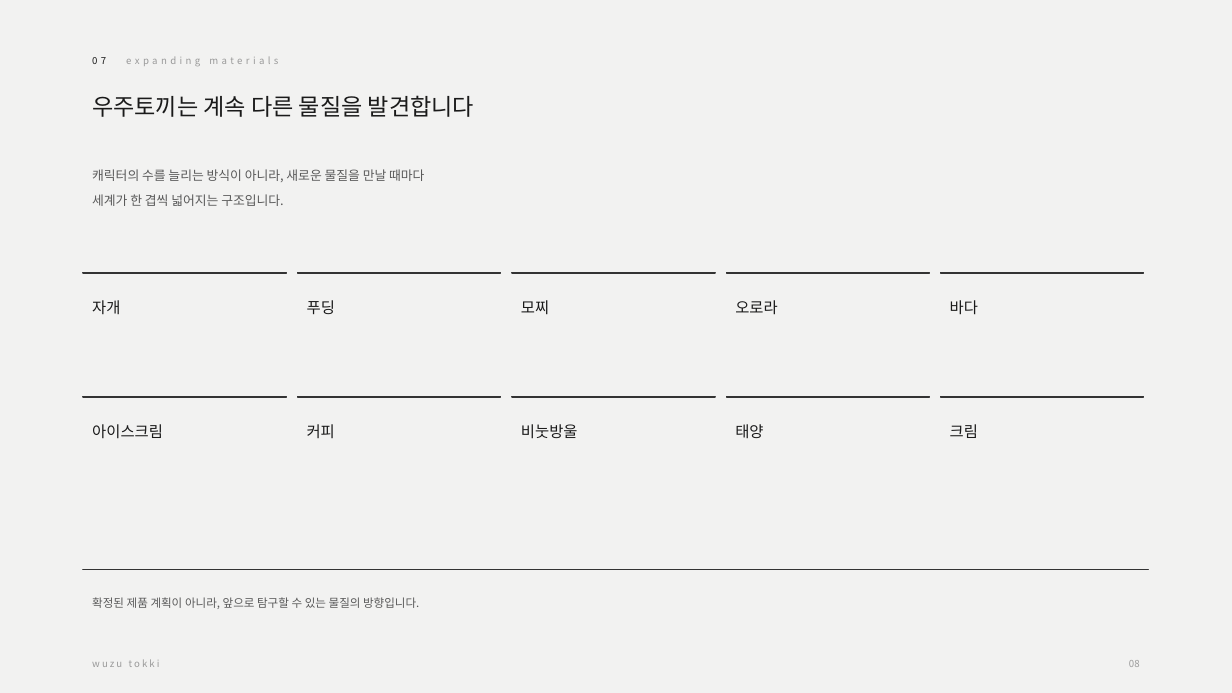
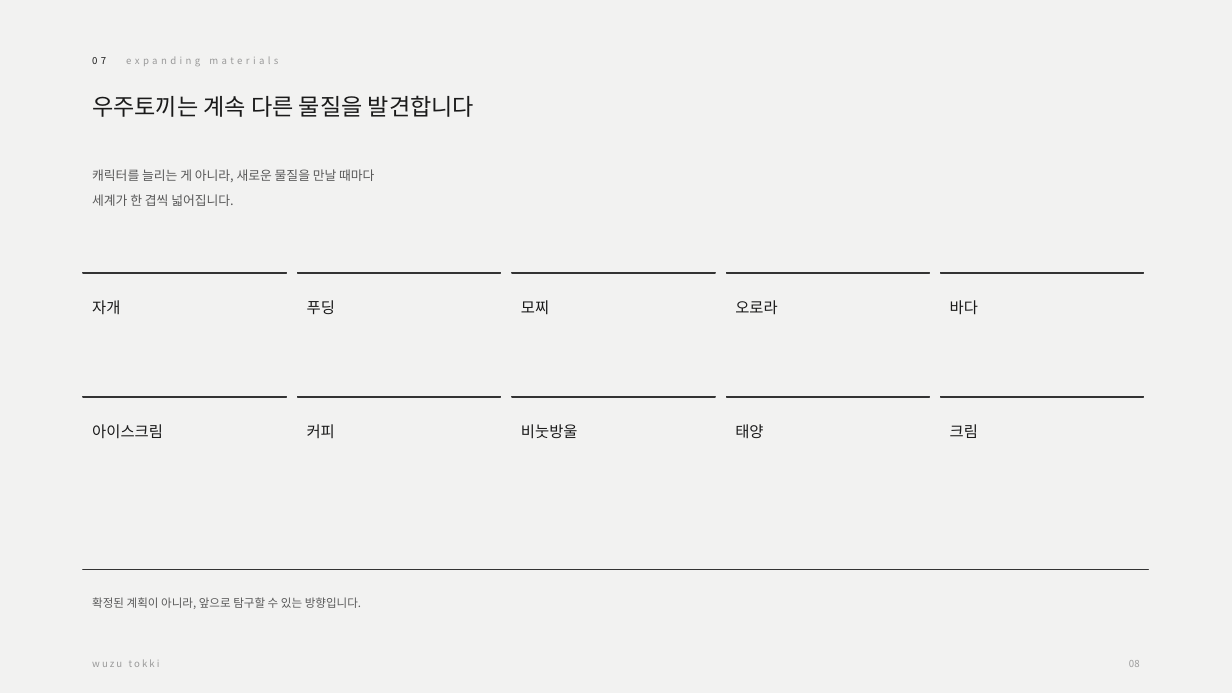
Before and after one commit to yehol/hoho, a slide deck: slide 8 of Wuzu_Tokki_IP_소개서_20260922.pptx. Drawn at 1232x693 pixels with LibreOffice and Linux fonts; fonts in the diff are those of the drawing. Boxes give left, top, right and bottom in pixels: in the first picture for what was removed or moved away, otherwise in the second. Text is boxed around its words. In the diff, an @@ line names an element or a change of style, - is before the commit and + after.

```diff
--- a/Wuzu_Tokki_IP_소개서_20260922.pptx
+++ b/Wuzu_Tokki_IP_소개서_20260922.pptx
@@ text at (92,169,374,206): text changed @@
-캐릭터의 수를 늘리는 방식이 아니라, 새로운 물질을 만날 때마다
-세계가 한 겹씩 넓어지는 구조입니다.
+캐릭터를 늘리는 게 아니라, 새로운 물질을 만날 때마다
+세계가 한 겹씩 넓어집니다.
@@ text at (92,597,361,609): text changed @@
-확정된 제품 계획이 아니라, 앞으로 탐구할 수 있는 물질의 방향입니다.
+확정된 계획이 아니라, 앞으로 탐구할 수 있는 방향입니다.
```
Also in this commit, not shown: 8 other slides changed, 6 other files.
